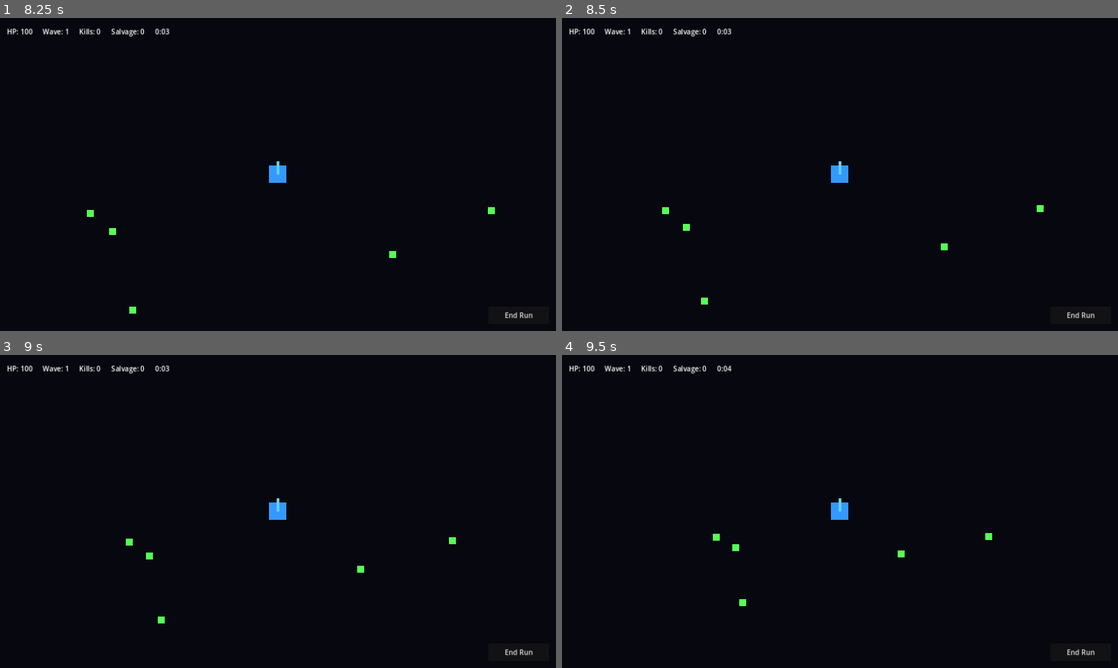
Above: before the commit, frames 1-4 (two rows, left to right).
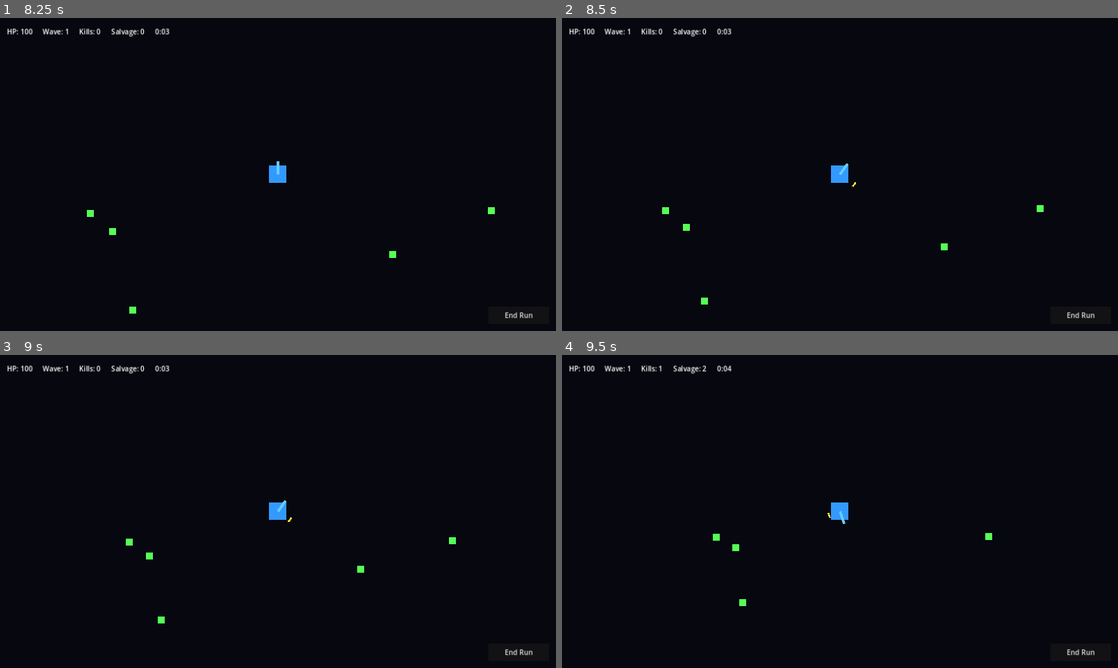
Above: after the commit, the same moments.

Repository: Mnehmos/corehold
Game: Godot game, scene res://scenes/MainMenu.tscn
The game is run twice, just before and just after one commit, with the same random seed, the same clock (stepped at 60 frames per second) and the same inputs.
Inputs:
- Up to frame 1 (8.25 s): click "Start Run" at 0.5 s; click "End Run" at 1.25 s; click "Restart" at 2 s; click "End Run" at 2.75 s; click "Restart" at 3.5 s; click "End Run" at 4.25 s; click "Restart" at 5 s; tap Enter at 5.75 s
- Up to frame 2 (8.5 s): no input
- Up to frame 3 (9 s): no input
- Up to frame 4 (9.5 s): no input

Frame 1 is identical in both runs. In frame 2, less than 0.1% of the frame differs, in the area x 49-53%, y 45-54%; in frame 3, less than 0.1%; in frame 4, less than 0.1%, in the area x 17-62%, y 3-65%.

Commit message:
fix: switch body_entered to area_entered for Area2D detection
- Tower RangeArea uses area_entered/area_exited to detect Enemy Hitbox (Area2D)
- Projectile Hitbox uses area_entered to detect Enemy Hitbox (Area2D)
- Both walk up to parent Node2D for group/method checks
- body_entered only fires for PhysicsBody2D, not Area2D nodes

Diff:
--- a/scripts/combat/Projectile.gd
+++ b/scripts/combat/Projectile.gd
@@ -24,7 +24,7 @@
 
 func _ready() -> void:
 	if _hitbox:
-		_hitbox.body_entered.connect(_on_body_entered)
+		_hitbox.area_entered.connect(_on_area_entered)
 
 func _process(delta: float) -> void:
 	var movement: Vector2 = direction * speed * delta
@@ -40,7 +40,8 @@
 	max_range = proj_range
 	rotation = direction.angle()
 
-func _on_body_entered(body: Node2D) -> void:
-	if body.is_in_group("enemies") and body.has_method("take_damage"):
-		body.take_damage(damage)
+func _on_area_entered(area: Area2D) -> void:
+	var parent: Node = area.get_parent()
+	if parent and parent.is_in_group("enemies") and parent.has_method("take_damage"):
+		parent.take_damage(damage)
 		queue_free()
--- a/scripts/combat/Tower.gd
+++ b/scripts/combat/Tower.gd
@@ -35,8 +35,8 @@
 	add_to_group("tower")
 	hp = max_hp
 	if _range_area:
-		_range_area.body_entered.connect(_on_body_entered)
-		_range_area.body_exited.connect(_on_body_exited)
+		_range_area.area_entered.connect(_on_area_entered)
+		_range_area.area_exited.connect(_on_area_exited)
 
 func _process(delta: float) -> void:
 	_update_target()
@@ -80,12 +80,20 @@
 	var angle: float = global_position.direction_to(_target.global_position).angle()
 	_barrel.rotation = angle
 
-func _on_body_entered(body: Node2D) -> void:
-	if body.is_in_group("enemies"):
-		_enemies_in_range.append(body)
+func _on_area_entered(area: Area2D) -> void:
+	var owner_node: Node2D = _get_enemy_owner(area)
+	if owner_node and owner_node.is_in_group("enemies"):
+		_enemies_in_range.append(owner_node)
 
-func _on_body_exited(body: Node2D) -> void:
-	_enemies_in_range.erase(body)
+func _on_area_exited(area: Area2D) -> void:
+	var owner_node: Node2D = _get_enemy_owner(area)
+	_enemies_in_range.erase(owner_node)
+
+func _get_enemy_owner(area: Area2D) -> Node2D:
+	var parent: Node = area.get_parent()
+	if parent is Node2D:
+		return parent as Node2D
+	return null
 
 func _try_fire() -> void:
 	if _target == null or _fire_cooldown > 0.0:
